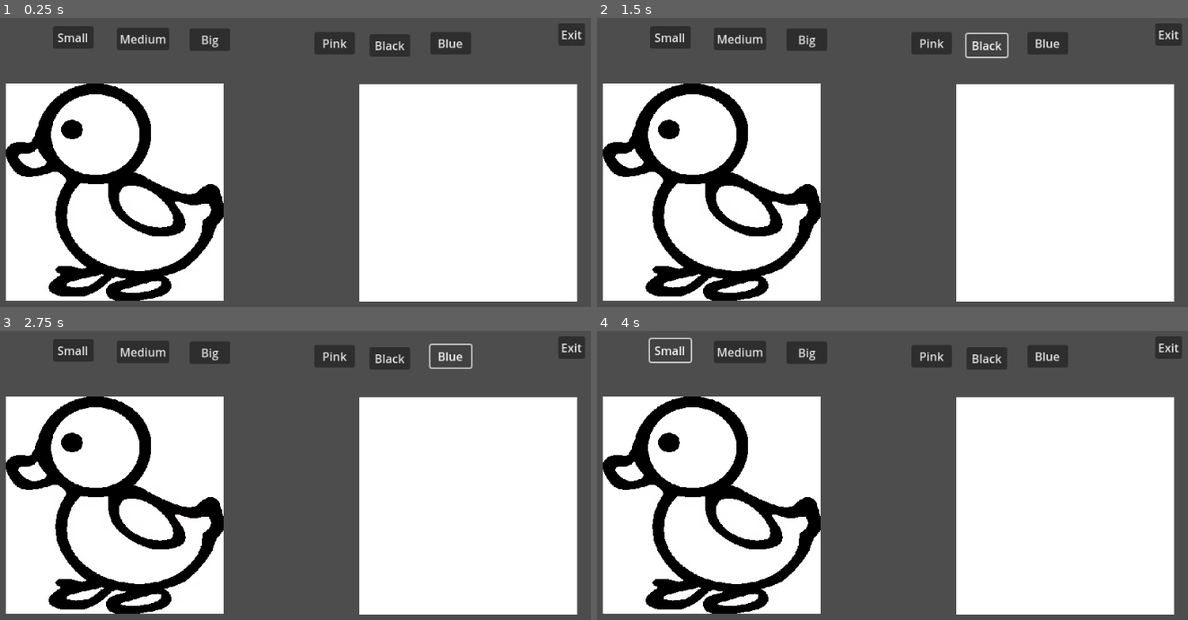
Above: before the commit, frames 1-4 (two rows, left to right).
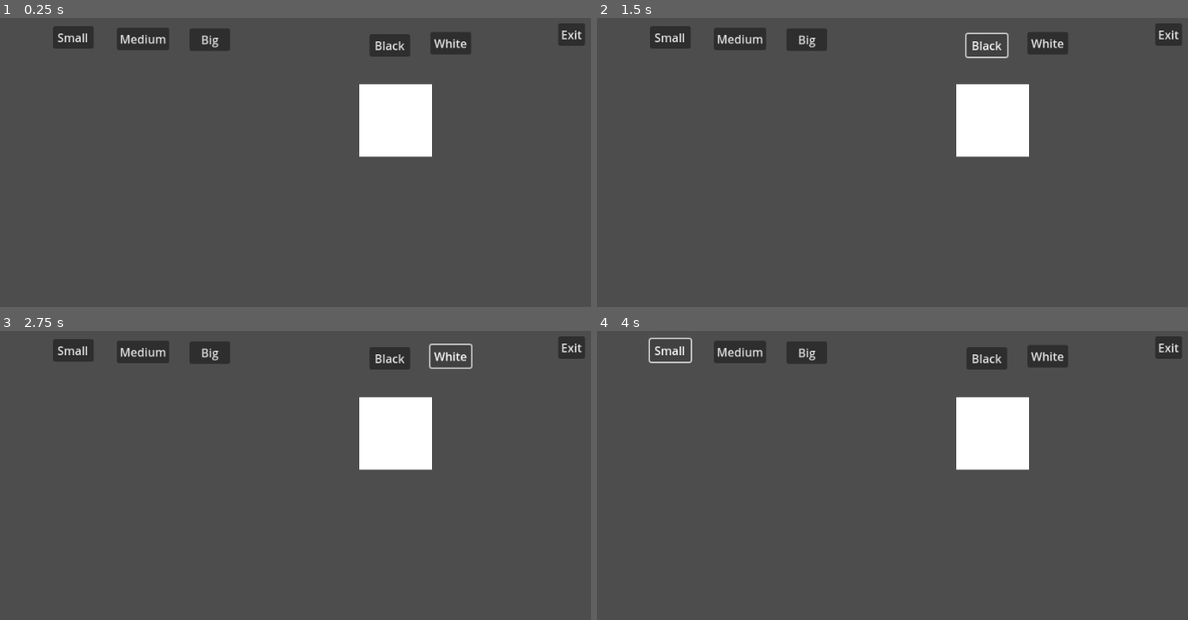
Above: after the commit, the same moments.

Repository: jtorbett23/WildJam68
Game: Godot game, scene res://draw/draw_tool.tscn
The game is run twice, just before and just after one commit, with the same random seed, the same clock (stepped at 60 frames per second) and the same inputs. This scene is started directly instead of the project's main scene.
Inputs (mouse positions are in pixels of both pictures, inside the frame that each line leads up to):
- Up to frame 1 (0.25 s): no input
- Up to frame 2 (1.5 s): click (933, 44) at 0.5 s, where only the run before the commit has a clickable "Pink"; click "Black" at 1.25 s
- Up to frame 3 (2.75 s): click (449, 357) at 2 s, where only the run after the commit has a clickable "White"
- Up to frame 4 (4 s): click (1046, 357) at 2.75 s, where only the run before the commit has a clickable "Blue"; click "Small" at 3.5 s

The runs differ from the first frame. In frame 1, 53% of the frame differs, in the area x 0-98%, y 4-99%; in frame 2, 53%; in frame 3, 53%; in frame 4, 53%.
Error after the commit: Cannot call method 'get_image' on a null value. (res://draw/draw.gd:49)

Commit message:
add sounds for draw

Diff:
--- a/draw/draw.gd
+++ b/draw/draw.gd
@@ -23,6 +23,16 @@
 	for data in draw_data:
 		draw_circle(data.pos, data.radius, data.colour)
 
+func get_avaliable_paintings():
+	var paintings = GameData.get_dict("Paintings")
+	var available_paintings = {}
+	for key in paintings.keys():
+		if(paintings[key]["is_placed"] == false):
+			available_paintings[key] = paintings[key]
+	return available_paintings
+
+
+
 # Called when the node enters the scene tree for the first time.
 func _ready():
 	AudioManager.play_music("drawing.mp3")
@@ -31,7 +41,10 @@
 
 	for child : Button in sizes.get_children():
 		child.connect("pressed", change_size.bind(child.name))
-
+	var paintings = get_avaliable_paintings()
+	if(paintings.size() == 0):
+		pass
+	# else:
 	var bg_img_size = background.texture.get_image().get_size()
 	var ref_img_size = reference.texture.get_image().get_size()
 	print(ref_img_size, bg_img_size)
@@ -41,7 +54,6 @@
 	# var scale_y : float = float(canvas_size.y) / float(bg_img_size.y)
 	# var scale_ref_x : float = float(canvas_size.x) / float(ref_img_size.x)
 	# var scale_ref_y : float = float(canvas_size.y) / float(ref_img_size.y)
-	print(scale_x, scale_y)
 	background.scale = Vector2(scale_x, scale_y)
 	# reference.scale = Vector2(scale_ref_x, scale_ref_y)
 	# ref_background.scale = Vector2(scale_x, scale_y)
@@ -49,20 +61,16 @@
 	var background_size = background.get_rect().size * background.transform.get_scale()
 	min_pos = background.global_position
 	max_pos = min_pos + background_size
-	# print(min_pos, max_pos)
-	# await RenderingServer.frame_post_draw
-	# ref_img = subviewport.get_texture().get_image()
-	pass # Replace with function body.
 
 func change_colour(_colour_name):
+	AudioManager.play_sound("droplet.mp3")
 	if _colour_name == "Black":
 		colour = Color.BLACK
-	elif _colour_name == "Pink":
-		colour = Color.PINK
-	elif _colour_name == "Blue":
-		colour = Color.BLUE
+	elif _colour_name == "White":
+		colour = Color.WHITE
 
 func change_size(_radius_size):
+	AudioManager.play_sound("brush.mp3")
 	if _radius_size == "Small":
 		radius = 10
 	elif _radius_size == "Medium":
@@ -98,11 +106,9 @@
 			draw_data = prev
 		elif(previous_draw.size() == 0):
 			previous_draw = [[]]
-		#undo v1
-		# draw_data.pop_back()
-	if Input.is_action_just_pressed("screenshot"):
-		print("click wow")
-		take_pic("Canvas")
+	# if Input.is_action_just_pressed("screenshot"):
+	# 	print("click wow")
+	# 	take_pic("Canvas")
 	if Input.is_action_just_pressed("compare"):
 		compare_with_reference()
 	queue_redraw()
--- a/draw/draw_tool.tscn
+++ b/draw/draw_tool.tscn
@@ -1,8 +1,7 @@
-[gd_scene load_steps=5 format=3 uid="uid://cgeefikyffu0l"]
+[gd_scene load_steps=4 format=3 uid="uid://cgeefikyffu0l"]
 
 [ext_resource type="Script" path="res://draw/draw_tool.gd" id="1_kiyld"]
 [ext_resource type="Script" path="res://draw/draw.gd" id="2_cgdce"]
-[ext_resource type="Texture2D" uid="uid://c0usmyrdmj6bj" path="res://assets/art/painting/painting-1-edited-export.png" id="2_y05h8"]
 [ext_resource type="Texture2D" uid="uid://bv53wcmhac8xl" path="res://assets/art/canvas.png" id="3_x6u8v"]
 
 [node name="DrawTool" type="Control"]
@@ -17,13 +16,6 @@
 [node name="Colours" type="Node2D" parent="."]
 position = Vector2(568, 24)
 
-[node name="Pink" type="Button" parent="Colours"]
-offset_top = 4.0
-offset_right = 56.0
-offset_bottom = 35.0
-text = "Pink"
-metadata/_edit_use_anchors_ = true
-
 [node name="Black" type="Button" parent="Colours"]
 offset_left = 76.0
 offset_top = 7.0
@@ -32,12 +24,13 @@
 text = "Black"
 metadata/_edit_use_anchors_ = true
 
-[node name="Blue" type="Button" parent="Colours"]
+[node name="White" type="Button" parent="Colours"]
 offset_left = 160.0
 offset_top = 4.0
 offset_right = 216.0
 offset_bottom = 35.0
-text = "Blue"
+text = "White
+"
 metadata/_edit_use_anchors_ = true
 
 [node name="Sizes" type="Node2D" parent="."]
@@ -69,7 +62,6 @@
 z_as_relative = false
 y_sort_enabled = true
 position = Vector2(143, 99)
-texture = ExtResource("2_y05h8")
 centered = false
 
 [node name="SubViewportContainer" type="SubViewportContainer" parent="."]
--- a/gameData.gd
+++ b/gameData.gd
@@ -31,3 +31,9 @@
 	elif(dict_name == "Paintings"):
 		if(key in paintings.keys()):
 			return paintings[key]
+
+func get_dict(dict_name):
+	if(dict_name == "Settings"):
+		return settings
+	elif(dict_name == "Paintings"):
+		return paintings
Not shown, added: assets/audio/sound/brush.mp3.import
Not shown, added: assets/audio/sound/droplet.mp3.import
Not shown, added: assets/audio/sound/brush.mp3
Not shown, added: assets/audio/sound/droplet.mp3
